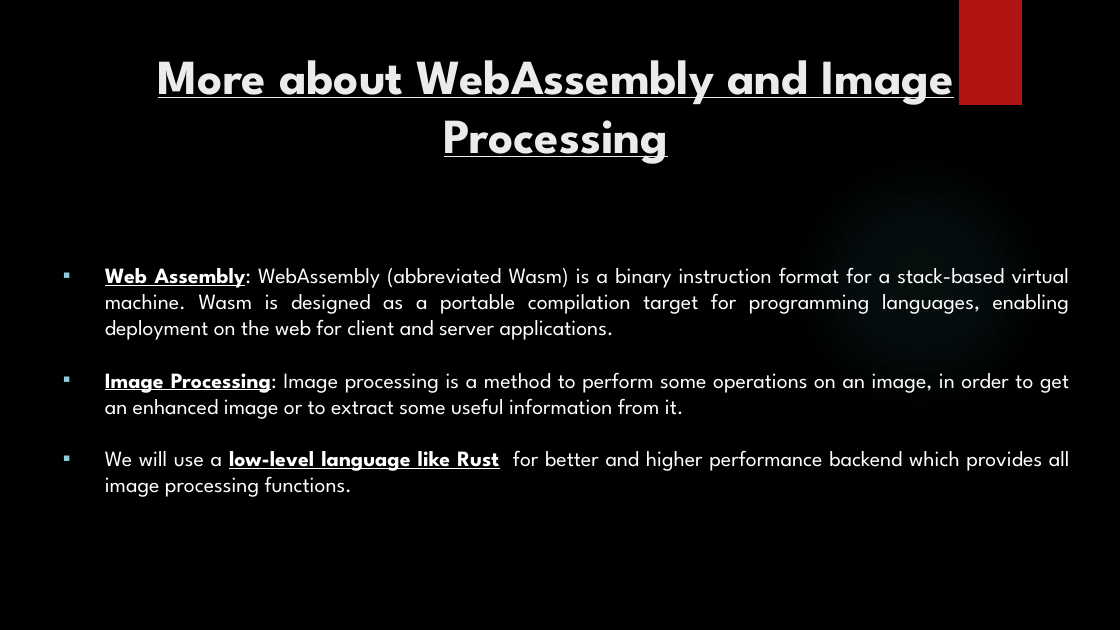
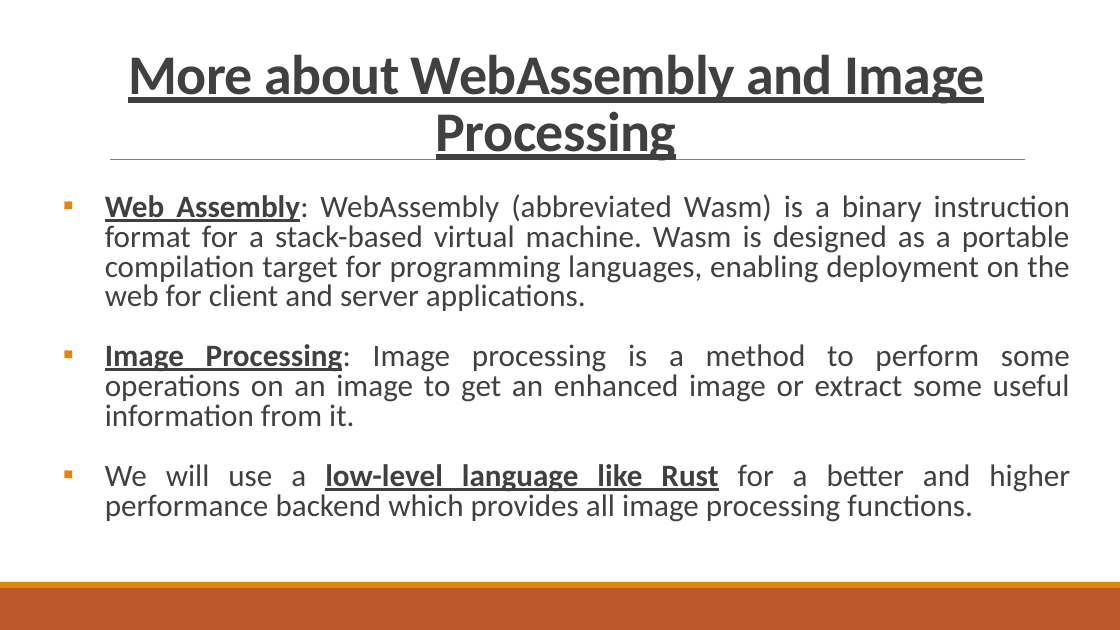
Before and after one commit to mstomar698/pictoral, a slide deck: slide 5 of proj-images/minor-project-report-1.pptx. Drawn at 1120x630 pixels with LibreOffice and Linux fonts; fonts in the diff are those of the drawing; background and template pictures are left out. Boxes give left, top, right and bottom in pixels: in the first picture for what was removed or moved away, otherwise in the second. Text is boxed around its words. In the diff, an @@ line names an element or a change of style, - is before the commit and + after.

```diff
--- a/proj-images/minor-project-report-1.pptx
+++ b/proj-images/minor-project-report-1.pptx
@@ background picture (left out) to #FFFFFF @@
@@ title "More about WebAssembly and Image ..." at (128, 54, 985, 161): size 31.5 to 36 pt, font League Spartan to Calibri, text colour #EBEBEB to #404040, letter spacing 0 to -0.4 pt; line spacing 1 to 0.85 @@
@@ rectangle removed at (959, 0, 1021, 105) @@
@@ line added from (110, 160) to (1025, 160), #808080 0.5 pt @@
@@ ellipse removed at (791, 155, 1049, 413) @@
@@ text at (105, 194, 1070, 311): size 14 to 20 pt, font League Spartan to Calibri, text colour #FFFFFF to #404040 in "Web Assembly: WebAssembly (abbreviated Wasm) is a ..."; line spacing 1 to 0.8; bullet colour #8AD0D6 to #E48312 @@
@@ text at (105, 344, 1070, 522): text changed; size 14 to 20 pt; font League Spartan to Calibri; text colour #FFFFFF to #404040 @@
-▪ Image Processing: Image processing is a method to perform some operations on an image, in order to get an enhanced image or to extract some useful information from it.
-▪ We will use a low-level language like Rust for better and higher performance backend which provides all image processing functions.
+▪ Image Processing: Image processing is a method to perform some operations on an image to get an enhanced image or extract some useful information from it.
+▪ We will use a low-level language like Rust for a better and higher performance backend which provides all image processing functions.
@@ rectangle added at (0, 588, 1120, 630), fill #BD582C @@
@@ rectangle added at (0, 582, 1120, 588), fill #E48312 @@
```
Also in this commit, not shown: 13 other slides changed, 3 other files.
